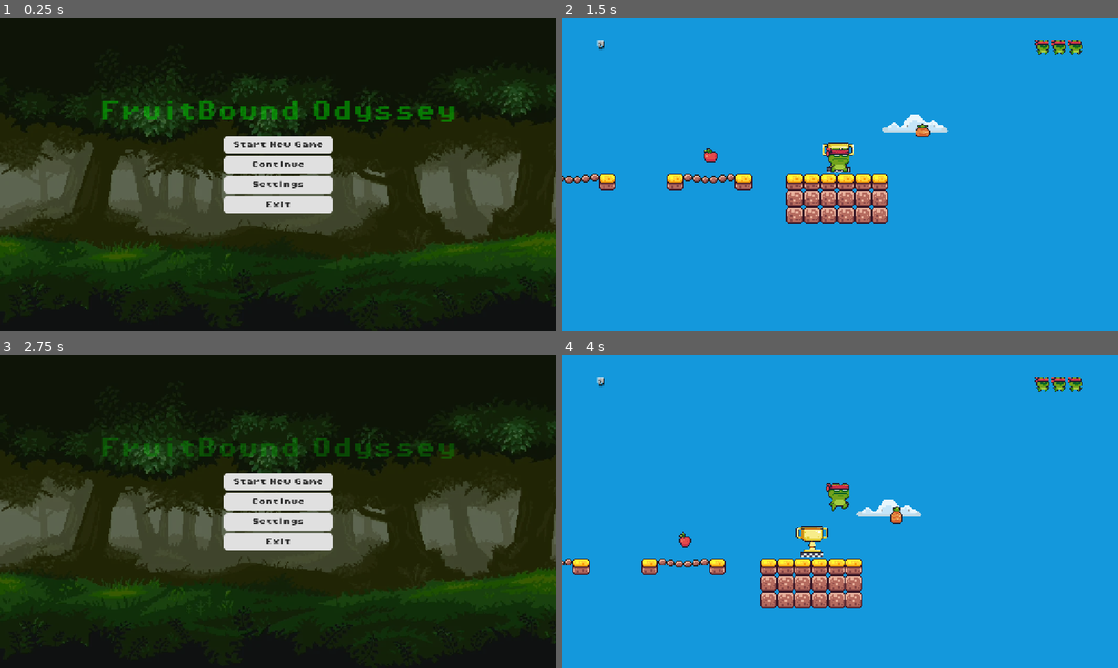
Above: before the commit, frames 1-4 (two rows, left to right).
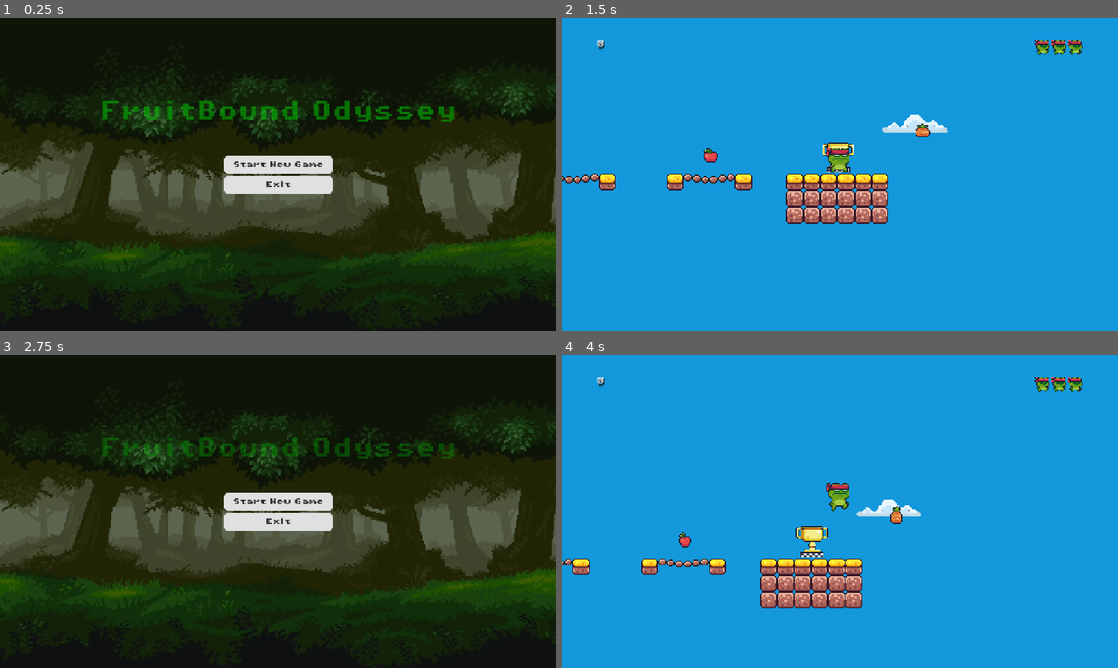
Above: after the commit, the same moments.

Repository: anushjindal19/jumpmasterrepo
Game: Godot game, scene res://scenes/GUI and Menus/main_menu.tscn
The game is run twice, just before and just after one commit, with the same random seed, the same clock (stepped at 60 frames per second) and the same inputs.
Inputs:
- Up to frame 1 (0.25 s): no input
- Up to frame 2 (1.5 s): click "Start New Game" at 0.5 s; hold D (right) from 1.28 s (still down)
- Up to frame 3 (2.75 s): tap Space (jump) at 1.52 s; release D (right) at 2 s; click "Main Menu" at 2 s
- Up to frame 4 (4 s): click "Start New Game" at 2.75 s; hold D (right) from 3.53 s (still down); tap Space (jump) at 3.77 s

The runs differ from the first frame. In frame 1, 2.4% of the frame differs, in the area x 40-60%, y 37-63%; in frame 2, nothing differs; in frame 3, 2.4%; in frame 4, nothing differs.

Commit message:
Start New Game always starts at level 1; hide stub buttons
Start New Game reloaded current_level, so after progressing (or
finishing) it dropped you back into a later level. Reset it to 1.
Hide the Continue and Settings buttons (main menu and death screen),
which did nothing.

Diff:
--- a/scenes/GUI and Menus/died.tscn
+++ b/scenes/GUI and Menus/died.tscn
@@ -203,6 +203,7 @@
 expand_icon = true
 
 [node name="Settings" type="Button" parent="PanelContainer/VBoxContainer"]
+visible = false
 layout_mode = 2
 theme_override_colors/font_outline_color = Color(0.266667, 0, 0, 1)
 theme_override_colors/font_color = Color(1, 0.960784, 0.960784, 1)
--- a/scenes/GUI and Menus/main_menu.tscn
+++ b/scenes/GUI and Menus/main_menu.tscn
@@ -112,6 +112,7 @@
 text = "Start New Game"
 
 [node name="Continue" type="Button" parent="VBoxContainer"]
+visible = false
 custom_minimum_size = Vector2(250, 40)
 layout_mode = 2
 theme_override_colors/font_hover_pressed_color = Color(0.180392, 0.180392, 0.180392, 1)
@@ -129,6 +130,7 @@
 text = "Continue"
 
 [node name="Settings" type="Button" parent="VBoxContainer"]
+visible = false
 custom_minimum_size = Vector2(250, 40)
 layout_mode = 2
 theme_override_colors/font_hover_pressed_color = Color(0.180392, 0.180392, 0.180392, 1)
--- a/scripts/main_menu.gd
+++ b/scripts/main_menu.gd
@@ -5,6 +5,7 @@
 	animation_player.play("idle")
 
 func _on_start_game_pressed() -> void:
+	PlayerUtils.current_level = 1
 	PlayerUtils.reload_current_level()
 
 
